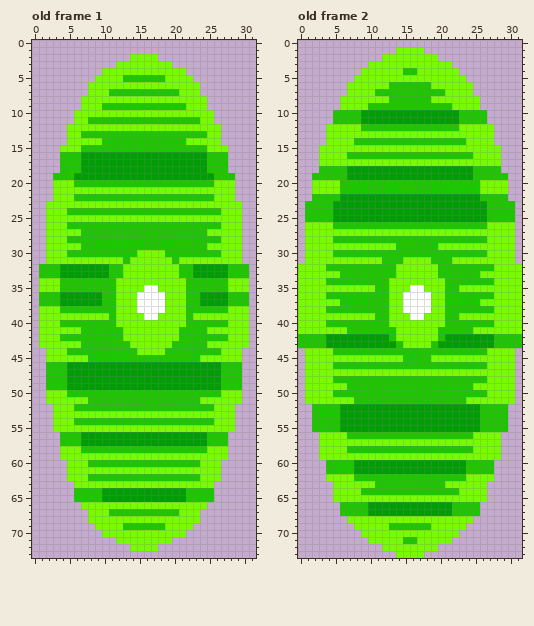
A pixel-art file gets an edit: art/sprites/robotnikshield.aseprite. The first picture shows the starting point.
32x74 pixels, 2 frames. Shown: old frame 1, old frame 2.
The result:
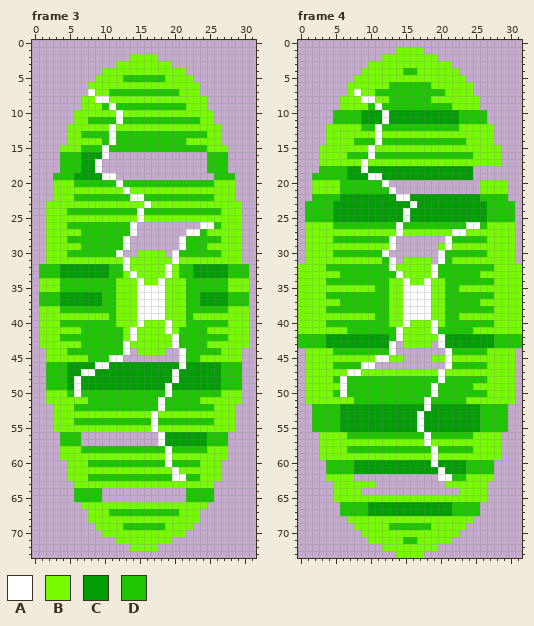
Palette (. is transparent): A #ffffff  B #77fb00  C #009d04  D #1ec600
A new or re-ordered frame is compared with the old frame closest to it.
Edits made:
frames 2 -> 4
Frame 3 is new; against old frame 1:
y 7: x 8 B -> A
y 8: x 9..10 BB -> AA
y 9: x 11 D -> A
y 10: x 12 B -> A
y 11: x 12 D -> A
y 12: x 11 B -> A
y 13..14: x 11 D -> A
y 15: x 10 D -> A
y 16: x 10..24 CCCCCCCCCCCCCCC -> A..............
y 17..18: x 9..24 CCCCCCCCCCCCCCCC -> A...............
y 19: x 10..25 CCCCCCCCCCCCCCCC -> AA..............
y 20: x 12 D -> A
y 21: x 13 B -> A
y 22: x 14..15 DD -> AA
y 23: x 16 B -> A
y 24: x 15 D -> A
y 25: x 15 B -> A
y 26: x 14..25 DDDDDDDDDDDD -> A.........AA
y 27: x 14..23 DDDDDDDDDD -> A.......AA
y 28..29: x 13..21 DDDDDDDDD -> A.......A
y 30: x 12..14 DDD -> A..; x 19..20 DD -> .A
y 31: x 13 D -> A; x 20 D -> A
y 32: x 13 B -> A; x 19 B -> A
y 33: x 14 B -> A; x 19 B -> A
y 34..35: x 15 B -> A; x 18 B -> A
y 39: x 15 B -> A; x 18 B -> A
y 40: x 15 B -> A; x 19 B -> A
y 41: x 14 B -> A; x 19 B -> A
y 42: x 14 B -> A; x 20 B -> A
y 43: x 13 D -> A; x 20 D -> A
y 44: x 13..14 DD -> A.; x 19..21 DDD -> ..A
y 45: x 11..21 DDDDDDDDDDD -> AA........A
y 46: x 9..10 CC -> AA; x 21 C -> A
y 47: x 7..8 CC -> AA; x 20 C -> A
y 48: x 6 C -> A; x 20 C -> A
y 49: x 6 C -> A; x 19 C -> A
y 50: x 6 D -> A; x 19 D -> A
y 51..52: x 18 D -> A
y 53: x 17 B -> A
y 54: x 17 D -> A
y 55: x 17 B -> A
y 56..57: x 7..18 CCCCCCCCCCCC -> ...........A
y 58: x 19 D -> A
y 59: x 19 B -> A
y 60: x 19 D -> A
y 61: x 20 B -> A
y 62: x 20..21 DD -> AA
y 64..65: x 10..21 CCCCCCCCCCCC -> ............
Frame 4 is new; against old frame 2:
y 7: x 8 B -> A
y 8: x 9..10 BB -> AA
y 9: x 11 D -> A
y 10..11: x 12 C -> A
y 12: x 11 D -> A
y 13: x 11 B -> A
y 14: x 11 D -> A
y 15: x 10 B -> A
y 16: x 10 D -> A
y 17: x 9 B -> A
y 18: x 9 C -> A; x 25..28 DDDD -> ....
y 19: x 10..11 CC -> AA; x 25..29 DDDDD -> .....
y 20: x 12..25 DDDDDDDDDDDDDD -> A.............
y 21: x 13..25 DDDDDDDDDDDDD -> A............
y 22: x 14..15 CC -> AA
y 23: x 16 C -> A
y 24..25: x 15 C -> A
y 26: x 14 D -> A; x 24..25 DD -> AA
y 27: x 14 B -> A; x 22..23 BB -> AA
y 28: x 13..21 DDDDDDDDD -> A.......A
y 29: x 13..19 BDDDDDD -> A......; x 21 B -> A
y 30: x 12..20 DDDDDDDDD -> A.......A
y 31: x 13..14 DD -> A.; x 19..20 DD -> .A
y 32: x 13 D -> A; x 19 B -> A
y 33: x 14 B -> A; x 19 B -> A
y 34..35: x 15 B -> A; x 18 B -> A
y 39: x 15 B -> A; x 18 B -> A
y 40: x 15 B -> A; x 19 B -> A
y 41: x 14 B -> A; x 19 B -> A
y 42: x 14 B -> A; x 20 D -> A
y 43: x 13..14 CD -> A.; x 19..20 DC -> .A
y 44: x 13..21 DDDDDDDDD -> A.......A
y 45: x 11..12 BB -> AA; x 15..18 DDDD -> ....; x 21 B -> A
y 46: x 9..21 DDDDDDDDDDDDD -> AA..........A
y 47: x 7..8 BB -> AA; x 20 B -> A
y 48: x 6 D -> A; x 20 D -> A
y 49: x 6 B -> A; x 19 D -> A
y 50: x 6 D -> A; x 19 D -> A
y 51: x 18 D -> A
y 52: x 18 C -> A
y 53..55: x 17 C -> A
y 56: x 18 D -> A
y 57: x 18 B -> A
y 58: x 19 D -> A
y 59: x 19 B -> A
y 60: x 19 C -> A
y 61: x 20 C -> A
y 62: x 8..21 DDDDDDDDDDDDDD -> ............AA
y 63: x 11..20 DDDDDDDDDD -> ..........
y 64: x 9..22 DDDDDDDDDDDDDD -> ..............
Pixel boxes of the changes (left, top, right, bottom) in both pictures:
changed: (88, 89, 214, 292)
changed: (74, 313, 186, 502)
changed: (354, 89, 508, 292)
changed: (340, 313, 459, 495)
